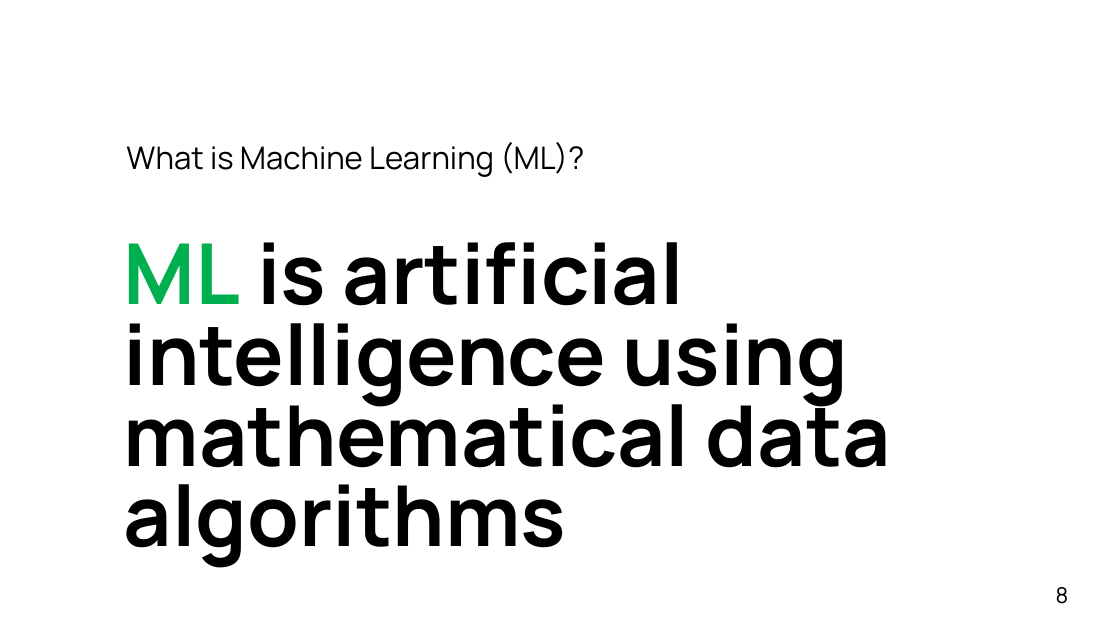
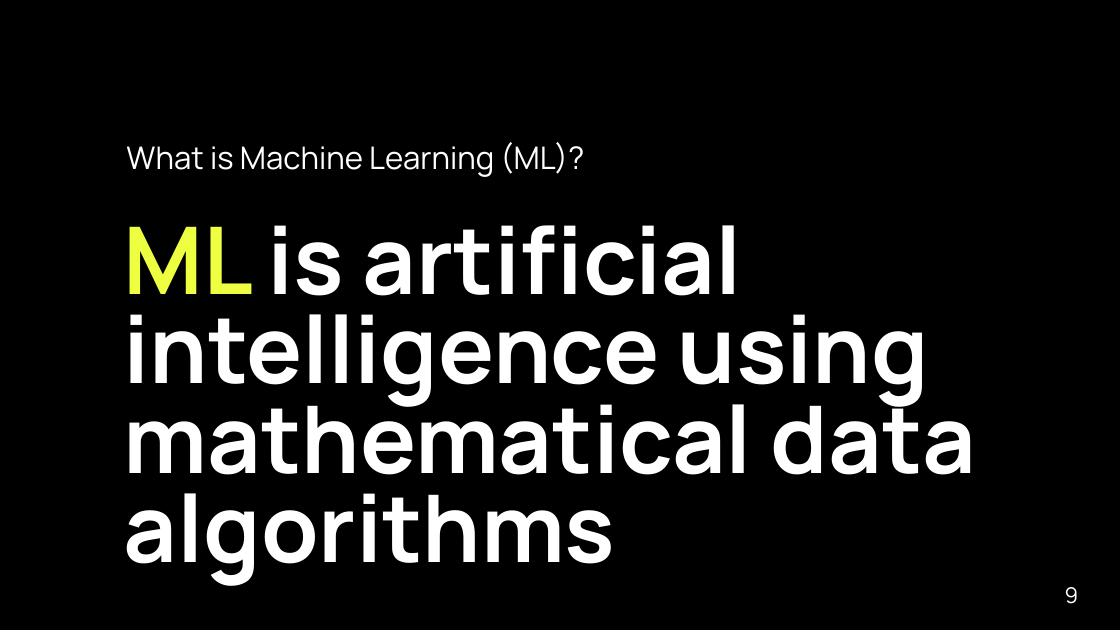
Before and after one commit to ggreen/real-time-AI-ML-event-streaming, a slide deck: slide 9 of docs/conferences/afrotech-realtime-ai-2024.pptx (slide 8 before the commit). Drawn at 1120x630 pixels with LibreOffice and Linux fonts; fonts in the diff are those of the drawing; background and template pictures are left out. Boxes give left, top, right and bottom in pixels: in the first picture for what was removed or moved away, otherwise in the second. Text is boxed around its words. In the diff, an @@ line names an element or a change of style, - is before the commit and + after.

```diff
--- a/docs/conferences/afrotech-realtime-ai-2024.pptx
+++ b/docs/conferences/afrotech-realtime-ai-2024.pptx
@@ background #FFFFFF to #000000 @@
@@ text "What is Machine Learning (ML)?" at (126, 142, 584, 177): text colour #000000 to #FFFFFF @@
@@ text "ML is artificial intelligence using ..." at (124, 225, 977, 586): size 54 to 60 pt, text colour #000000 to #FFFFFF; text colour #00B050 to #EEFF41 in "ML" @@
@@ page number removed at (1056, 587, 1069, 604) @@
-8
@@ page number added at (1065, 587, 1079, 604), 14 pt, text #FFFFFF @@
+9
```
Also in this commit, not shown: 15 other slides changed, 5 slides added, 2 slides removed, 13 other files.
